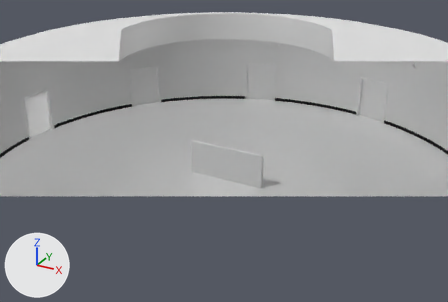
Renders of the glTF model cdn/templates/T_root_B.glb from each side of a commit.
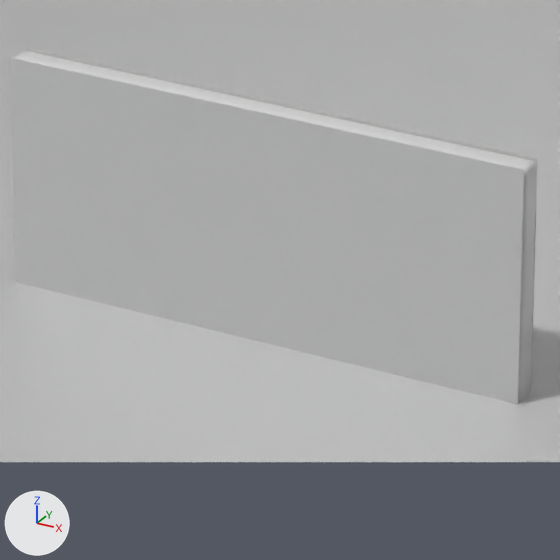
Old and new are each drawn from a camera (50 mm lens) standing at (15.57, -28.6, 15.95) and looking at (-0.36, 0.37, 1.47) and again close up on the part from 42% to 60% of the width and 44% to 70% of the height. The lights are fixed; the arrows at lower left show +X, +Y and +Z. The older version's two pictures come first. Everything nearer to the camera than a plane just in front of the edit is cut away. Where no turn or scale is listed for an object, it has been applied to the vertices.

Objects in the first close-up: 'Cube', 'Logo1', 'Logo2', 'floor' and 1 more.
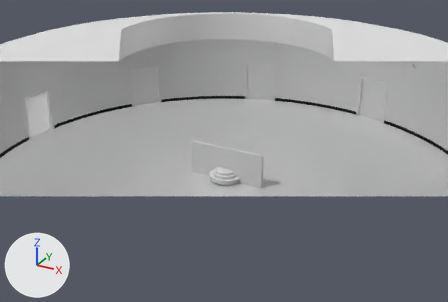
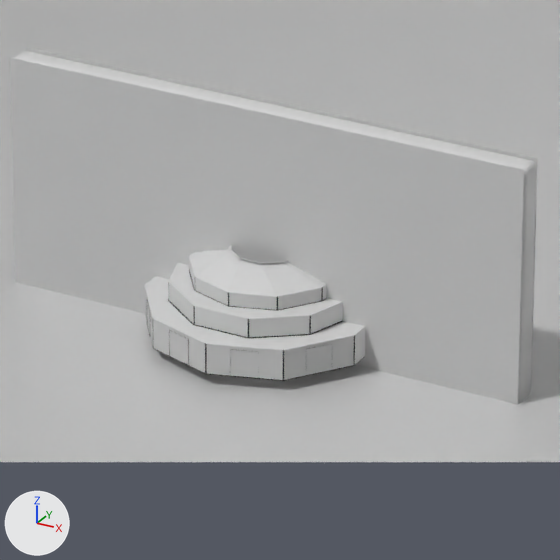
Where the change shows, as pixel boxes (x1, y1, x2, y2) in the close-ups (560 x 560 px):
'Circle_flat_pannels', added
    after: (145, 258, 365, 380)
'Circle', added
    after: (145, 246, 365, 380)
    faces in mat_bjs_marble1k (white #e7e7e7): (145, 246, 365, 350)
    faces in mat_bjs_rust (white #e7e7e7): (189, 249, 326, 297)
    faces in mat_bjs_blackrubber1k (black #1a1a1a): (147, 270, 355, 380)
'Board', added
    after: (153, 348, 364, 381)

The change, as a list of edits to the scene's bpy script:
```text
Add mat_bjs_marble1k:
    mat_bjs_marble1k = principled_material('BJS_marble1k')
    mat_bjs_marble1k.base_color = (0.8, 0.8, 0.8)  # white #e7e7e7
Add me_board:
    me_board.from_pydata(...)  # 240 vertices, 420 faces; spans x -0.95..0.95, y -1.0..1.0, z -0.01..0.02
    me_board.materials.append(mat_bjs_blackrubber1k)  # black #1a1a1a
Add me_circle_002:
    me_circle_002.from_pydata(...)  # 120 vertices, 60 faces; spans x -0.95..0.95, y -1.0..1.0, z 0.0..0.55
    me_circle_002.materials.append(mat_bjs_marble1k)  # white #e7e7e7
Add me_circle:
    me_circle.from_pydata(...)  # 1485 vertices, 2587 faces; spans x -0.95..0.95, y -1.0..1.0, z 0.0..0.68
    # faces by material slot: [32, 20, 428, 2107]
    me_circle.materials.append(mat_bjs_rust)  # white #e7e7e7
    me_circle.materials.append(mat_bjs_marble1k)  # white #e7e7e7
    me_circle.materials.append(mat_bjs_blackrubber1k)  # black #1a1a1a
Add ob_board:
    ob_board = bpy.data.objects.new('Board', me_board)
    ob_board.location = (0.0, 0.0, 0.0)
Add ob_circle_flat_pannels:
    ob_circle_flat_pannels = bpy.data.objects.new('Circle_flat_pannels', me_circle_002)
    ob_circle_flat_pannels.location = (0.0, 0.0, 0.0)
Add ob_circle:
    ob_circle = bpy.data.objects.new('Circle', me_circle)
    ob_circle.location = (0.0, 0.0, 0.0)
```
